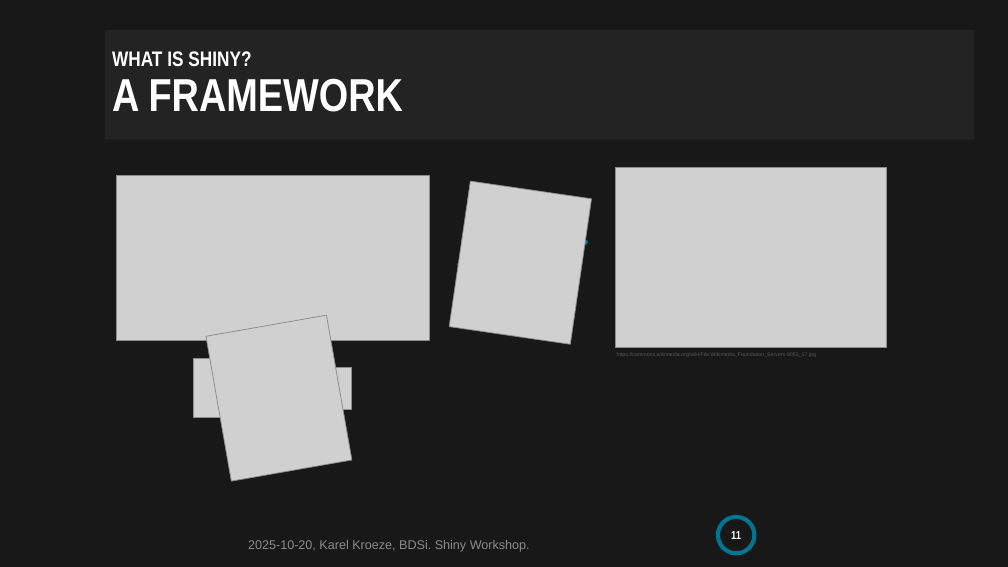
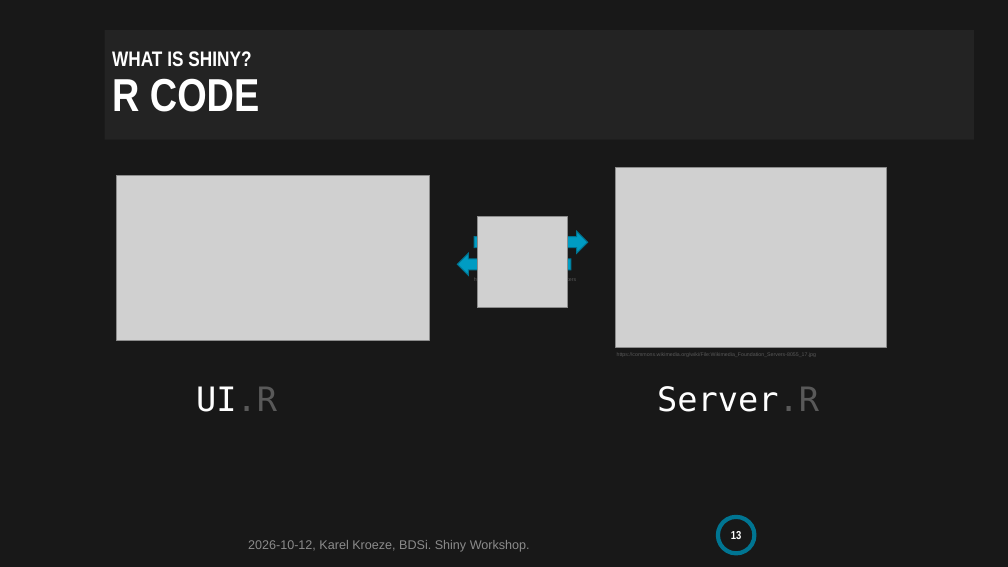
Before and after one commit to BDSI-Utwente/shiny-workshop, a slide deck: slide 13 of slides/shiny-workshop.pptx (slide 11 before the commit). Drawn at 1008x567 pixels with LibreOffice and Linux fonts; fonts in the diff are those of the drawing; grey boxes stand for pictures; background and template pictures are left out. Boxes give left, top, right and bottom in pixels: in the first picture for what was removed or moved away, otherwise in the second. Text is boxed around its words. In the diff, an @@ line names an element or a change of style, - is before the commit and + after.

```diff
--- a/slides/shiny-workshop.pptx
+++ b/slides/shiny-workshop.pptx
@@ title at box(112, 51, 259, 112): text changed @@
-WHAT IS SHINY?
-A FRAMEWORK
+WHAT IS SHINY?
+R CODE
@@ picture removed at box(449, 181, 591, 344) @@
@@ right arrow at box(474, 231, 588, 253): proportions changed @@
@@ right arrow at box(457, 253, 571, 275): proportions changed @@
@@ picture removed at box(206, 315, 352, 481) @@
@@ group removed at box(194, 358, 352, 443): 5 pictures @@
@@ text added at box(196, 386, 277, 412), 32 pt, text #FFFFFF @@
+UI.R
@@ text added at box(657, 386, 819, 412), 32 pt, text #FFFFFF @@
+Server.R
@@ page number at box(731, 531, 742, 539): text changed @@
-11
+13
@@ text at box(248, 540, 530, 552): text changed @@
-2025-10-20, Karel Kroeze, BDSi. Shiny Workshop.
+2026-10-12, Karel Kroeze, BDSi. Shiny Workshop.
```
Also in this commit, not shown: 21 other slides changed, 1 slide added, 1 other file.
